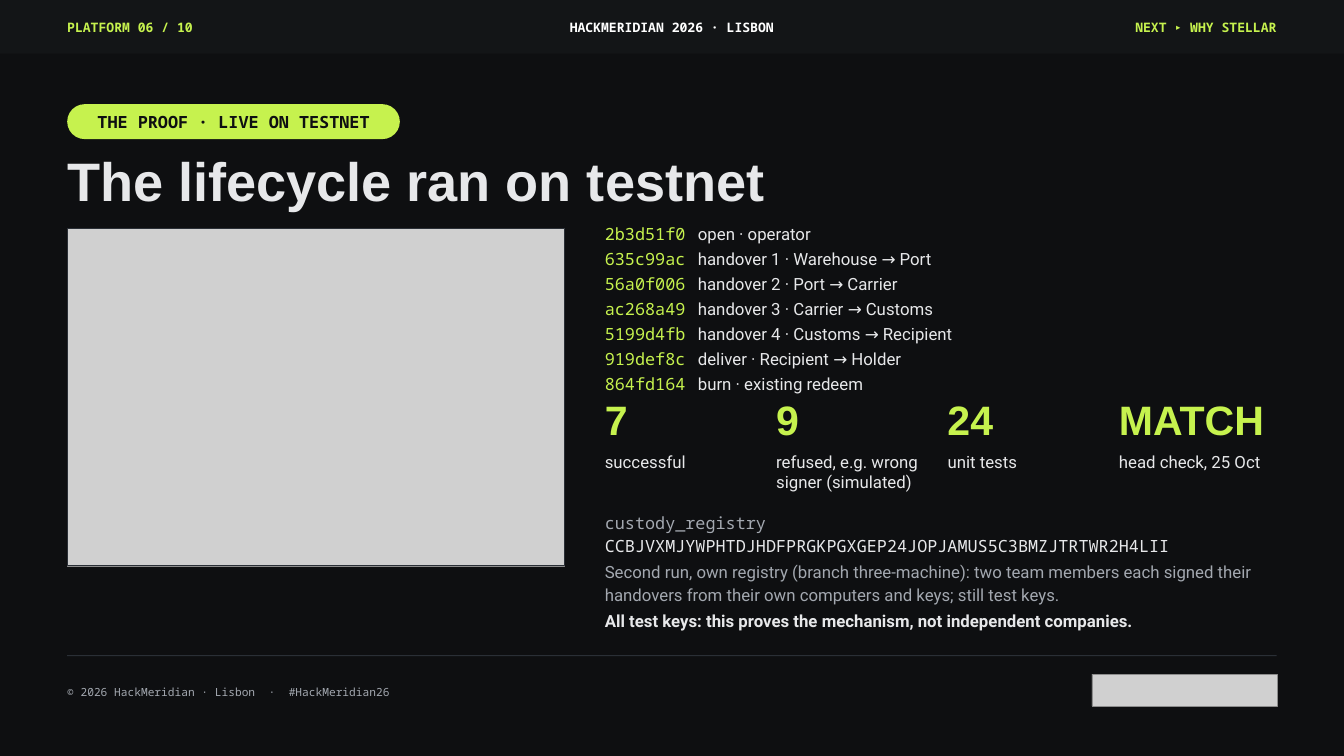
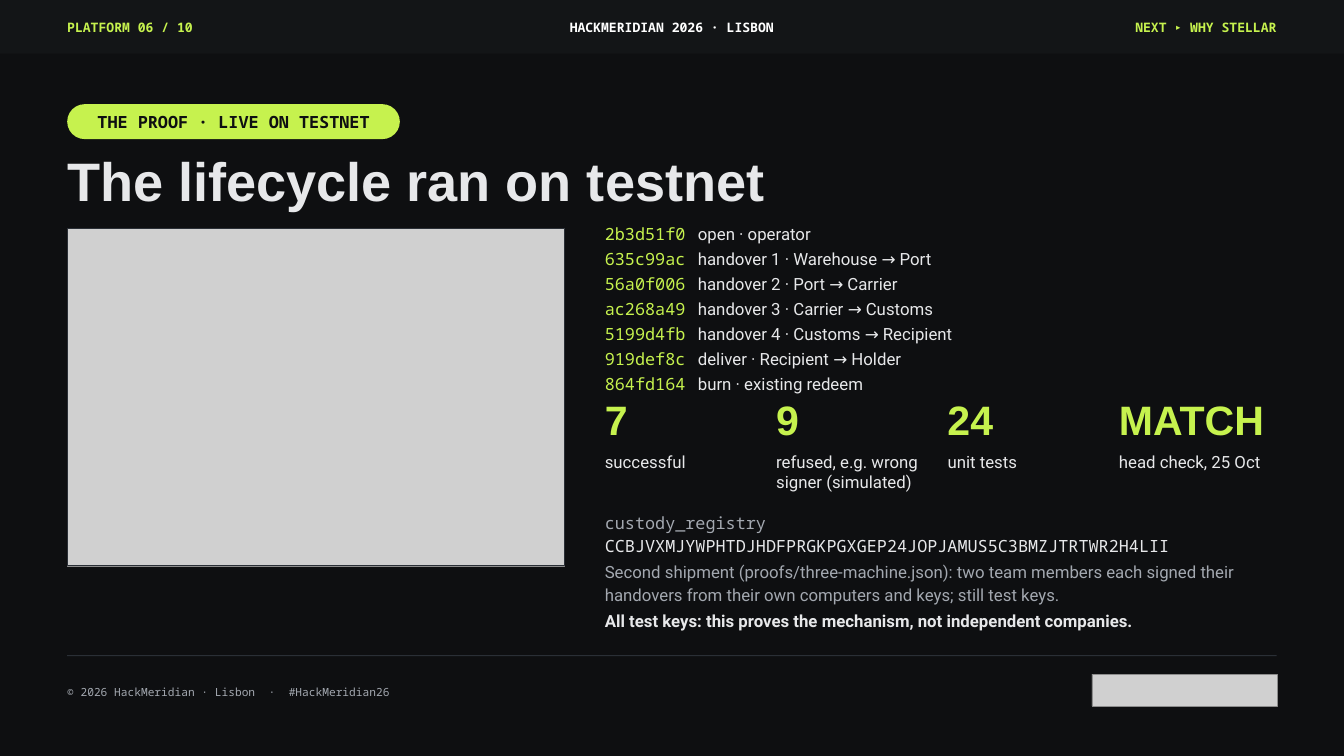
Before and after one commit to pwsaragossy/hackmeridian-cos, a slide deck: slide 6 of projects/hackmeridian-rail/deck/radox-custody-rail.pptx. Drawn at 1344x756 pixels with LibreOffice and Linux fonts; fonts in the diff are those of the drawing; grey boxes stand for pictures. Boxes give left, top, right and bottom in pixels: in the first picture for what was removed or moved away, otherwise in the second. Text is boxed around its words. In the diff, an @@ line names an element or a change of style, - is before the commit and + after.

```diff
--- a/projects/hackmeridian-rail/deck/radox-custody-rail.pptx
+++ b/projects/hackmeridian-rail/deck/radox-custody-rail.pptx
@@ text at (605, 565, 1234, 605): text changed @@
-Second run, own registry (branch three-machine): two team members each signed their handovers from their own computers and keys; still test keys.
+Second shipment (proofs/three-machine.json): two team members each signed their handovers from their own computers and keys; still test keys.
```
Also in this commit, not shown: 2 other slides changed, 7 other files.
